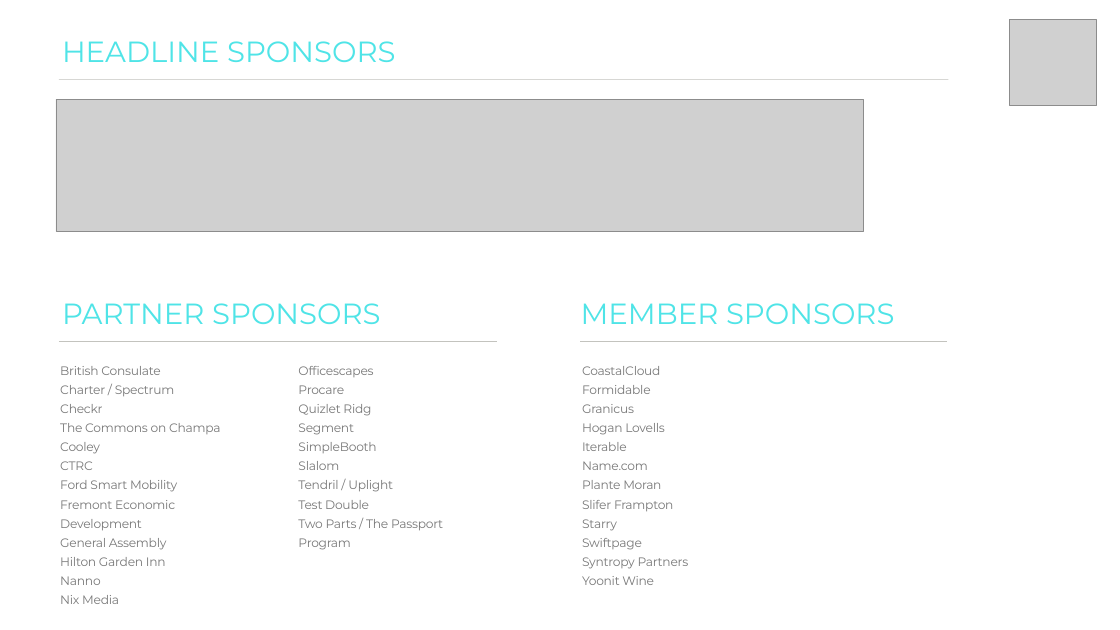
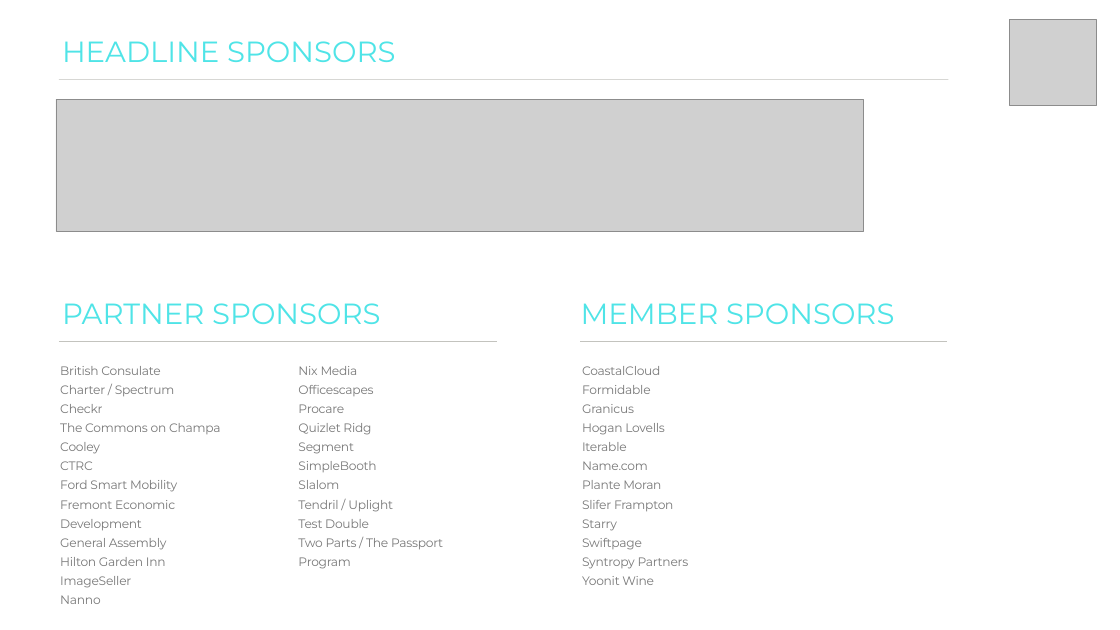
Before and after one commit to s0rta/dsw-site, a slide deck: slide 9 of public/media_assets/2019_5A_Deck_Template_16_9.pptx. Drawn at 1120x630 pixels with LibreOffice and Linux fonts; fonts in the diff are those of the drawing; grey boxes stand for pictures. Boxes give left, top, right and bottom in pixels: in the first picture for what was removed or moved away, otherwise in the second. Text is boxed around its words. In the diff, an @@ line names an element or a change of style, - is before the commit and + after.

```diff
--- a/public/media_assets/2019_5A_Deck_Template_16_9.pptx
+++ b/public/media_assets/2019_5A_Deck_Template_16_9.pptx
@@ text at box(298, 366, 358, 375): paragraph added @@
+Nix Media
@@ text at box(60, 576, 131, 588): paragraph added @@
+ImageSeller
@@ text at box(60, 595, 119, 604): paragraph removed @@
-Nix Media
```
Also in this commit, not shown: 7 other files.
